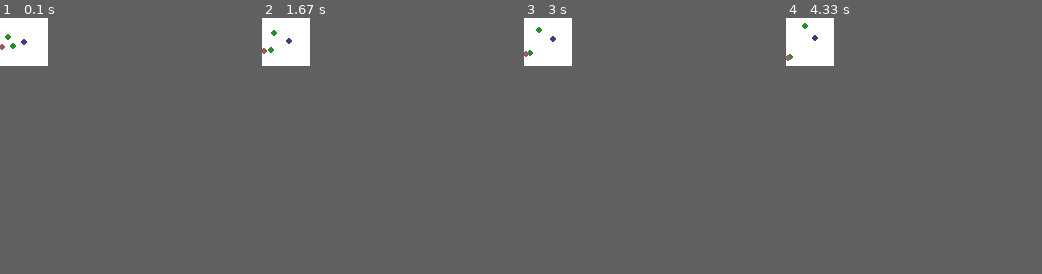
Above: before the commit, frames 1-4 (left to right).
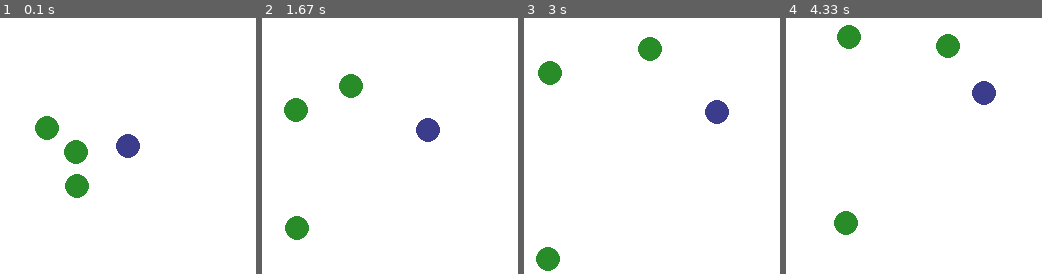
Above: after the commit, the same moments.

Repository: ntasfi/PyGame-Learning-Environment
Game: pygame game, started from ple/games/waterworld.py
Two runs of this game, one before a commit and one after it. Both use one fixed random seed, a clock stepped at 60 frames per second and the inputs below.
Inputs:
- Up to frame 1 (0.1 s): no input
- Up to frame 2 (1.67 s): hold D 0.33-0.8 s; hold W 0.83-1.13 s; hold D 1.17-1.63 s
- Up to frame 3 (3 s): hold A 1.67-2.2 s; hold S 2.23-2.53 s; hold A 2.57-2.97 s
- Up to frame 4 (4.33 s): hold W 3-3.37 s; hold D 3.4-4.03 s; hold S from 4.07 s (still down)
In our replay, the window is 48x48 before the commit and 256x256 after it. These sizes can differ from the game's own. Grey fills any space a smaller window leaves; there, only what the larger window draws over its background counts as a difference.

The runs differ from the first frame. In frame 1, 2.8% of the frame differs, in the area x 0-55%, y 6-71%; in frame 2, 2.8%; in frame 3, 2.8%; in frame 4, 2.8%.

Commit message:
Made all games scale with screen size. Removed prints

Diff:
--- a/ple/games/pixelcopter.py
+++ b/ple/games/pixelcopter.py
@@ -50,12 +50,12 @@
         pos_init = ( int( SCREEN_WIDTH*0.35  ), SCREEN_HEIGHT/2 )
         self.pos = vec2d(pos_init)
         self.speed = speed
-        self.climb_speed = -0.0175
-        self.fall_speed = 0.0019
+        self.climb_speed = speed*-0.875 #-0.0175
+        self.fall_speed = speed*0.095 #0.0019
         self.momentum = 0
 
-        self.width = SCREEN_WIDTH*0.075
-        self.height = SCREEN_HEIGHT*0.075
+        self.width = SCREEN_WIDTH*0.05
+        self.height = SCREEN_HEIGHT*0.05
 
         image = pygame.Surface((self.width, self.height))
         image.fill((0, 0, 0, 0))
@@ -121,18 +121,18 @@
 
 class Pixelcopter(base.Game):
 
-    def __init__(self, SCREEN_WIDTH, SCREEN_HEIGHT, speed=0.05):
+    def __init__(self, width=48, height=48):
         actions = {
                 "up": K_w,
                 "nothing": K_s
         }
 
-        base.Game.__init__(self, SCREEN_WIDTH, SCREEN_HEIGHT, actions=actions)
+        base.Game.__init__(self, widht, height, actions=actions)
 
         self.is_climbing = False
-        self.speed = speed
-        self.SCREEN_WIDTH = SCREEN_WIDTH
-        self.SCREEN_HEIGHT = SCREEN_HEIGHT
+        self.speed = 0.0004*width
+        self.SCREEN_WIDTH = width
+        self.SCREEN_HEIGHT = height
 
     def _handle_player_events(self):
         self.is_climbing = False
@@ -261,7 +261,7 @@
 
 if __name__ == "__main__":
     pygame.init()
-    game = Pixelcopter(48, 48, speed=0.02)
+    game = Pixelcopter(width=256, height=256)
     game.screen = pygame.display.set_mode( game.getScreenDims(), 0, 32)
     game.clock = pygame.time.Clock()
     game.init()
--- a/ple/games/pong.py
+++ b/ple/games/pong.py
@@ -112,12 +112,8 @@
 		self.rect.center = (self.pos.x, self.pos.y)
 
 	def updateCpu(self, ball, dt):
-		print ball.pos.y, self.pos.y
                 if ball.vel.x >= 0 and ball.pos.x >= self.SCREEN_WIDTH/2:
 			if self.pos.y < ball.pos.y:
-                                print dt
-                                print self.pos.y
-                                print self.speed
 				self.pos.y += self.speed * dt
 
 			if self.pos.y > ball.pos.y:
@@ -160,13 +156,6 @@
                 self.SCREEN_WIDTH = width
                 self.SCREEN_HEIGHT = height
 
-                print "self.ball_radius", self.ball_radius
-                print "self.players_speed", self.players_speed
-                print "self.ball_speed", self.ball_speed
-                print "self.paddle_width", self.paddle_width
-                print "self.paddle_height", self.paddle_height
-                print "self.paddle_dist_to_wall", self.paddle_dist_to_wall
-
 	def _handle_player_events(self):
 		self.dy = 0
 		for event in pygame.event.get():
--- a/ple/games/primitives.py
+++ b/ple/games/primitives.py
@@ -14,8 +14,7 @@
             reward,
             TYPE,
             SCREEN_WIDTH,
-            SCREEN_HEIGHT,
-            life):
+            SCREEN_HEIGHT):
 
         pygame.sprite.Sprite.__init__(self)
 
@@ -25,7 +24,6 @@
         self.jitter_speed = 0.003
         self.speed = speed
         self.reward = reward
-        self.life = life
         self.radius = radius
         self.pos = vec2d(pos_init)
 
--- a/ple/games/puckworld.py
+++ b/ple/games/puckworld.py
@@ -7,6 +7,7 @@
 from pygame.constants import K_w, K_a, K_s, K_d
 from primitives import Player, Creep
 from utils.vec2d import vec2d
+from utils import percent_round_int
 from random import uniform
 
 class PuckCreep(pygame.sprite.Sprite):
@@ -54,8 +55,8 @@
 class PuckWorld(base.Game):
 
     def __init__(self,
-        creep_speed=0.003,
-        agent_speed=0.009):
+        width=64,
+        height=64):
 
         actions = {
             "up": K_w,
@@ -64,27 +65,24 @@
             "down": K_s
         }
 
-        width = 64
-        height = 64
-
         base.Game.__init__(self, width, height, actions=actions)
 
         self.CREEP_BAD = {
-            "radius_center": 3,
-            "radius_outer": 17,
+            "radius_center": percent_round_int(width, 0.047),
+            "radius_outer": percent_round_int(width, 0.265),
             "color_center": (110, 45, 45),
             "color_outer": (150, 95, 95),
-            "speed": creep_speed
+            "speed": 0.00005*width
         }
 
         self.CREEP_GOOD = {
-            "radius": 3,
+            "radius": percent_round_int(width, 0.047),
             "color": (40, 140, 40)
         }
 
         self.AGENT_COLOR = (60, 60, 140)
-        self.AGENT_SPEED = agent_speed
-        self.AGENT_RADIUS = 3
+        self.AGENT_SPEED = 0.00015*width
+        self.AGENT_RADIUS = percent_round_int(width, 0.047)
         self.AGENT_INIT_POS = (0,0)
 
         self.BG_COLOR = (255, 255, 255)
@@ -203,7 +201,7 @@
 
 if __name__ == "__main__":
         pygame.init()
-        game = PuckWorld()
+        game = PuckWorld(width=256, height=256)
         game.screen = pygame.display.set_mode( game.getScreenDims(), 0, 32)
         game.clock = pygame.time.Clock()
         game.init()
--- a/ple/games/raycast_maze.py
+++ b/ple/games/raycast_maze.py
@@ -140,6 +140,8 @@
     pygame.init()
 
     game = RaycastMaze(
+        height=256,
+        width=256,
         map_size=5
     )
 
@@ -151,8 +153,9 @@
         dt = game.clock.tick_busy_loop(fps)
 
         if game.game_over():
+            print "Game over!"
+            print "Resetting!"
             game.reset()
-            print "Game over!"
 
         game.step(dt)
 
--- a/ple/games/waterworld.py
+++ b/ple/games/waterworld.py
@@ -4,6 +4,7 @@
 
 import base
 
+from utils import percent_round_int
 from pygame.constants import K_w, K_a, K_s, K_d
 from primitives import Player, Creep
 from random import uniform, choice
@@ -11,8 +12,8 @@
 class WaterWorld(base.Game):
 
     def __init__(self,
-        creeps_speed=0.0035,
-        agent_speed=0.009,
+        width=48,
+        height=48,
         num_creeps=3):
 
         actions = {
@@ -22,22 +23,19 @@
             "down": K_s
         }
 
-        width = 48
-        height = 48
-
         base.Game.__init__(self, width, height, actions=actions)
 
         self.BG_COLOR = (255, 255, 255)
         self.N_CREEPS = num_creeps
         self.CREEP_TYPES = [ "GOOD", "BAD" ]
         self.CREEP_COLORS = [ (40, 140, 40), (150, 95, 95) ]
-        self.CREEP_RADII = [ 3, 3 ]
+        radius = percent_round_int(width, 0.047)
+        self.CREEP_RADII = [ radius, radius ]
         self.CREEP_REWARD = [ 1, -1 ]
-        self.CREEP_LIFE = [ 10, 20 ]
-        self.CREEP_SPEED = creeps_speed
+        self.CREEP_SPEED = 0.00015*width
         self.AGENT_COLOR = (60, 60, 140)
-        self.AGENT_SPEED = agent_speed
-        self.AGENT_RADIUS = 3
+        self.AGENT_SPEED = 0.00045*width
+        self.AGENT_RADIUS = radius
         self.AGENT_INIT_POS = (self.screen_dim[0]/2, self.screen_dim[1]/2)
 
         self.creep_counts = {
@@ -97,8 +95,7 @@
                 self.CREEP_REWARD[creep_type],
                 self.CREEP_TYPES[creep_type],
                 self.screen_dim[0],
-                self.screen_dim[1],
-                self.CREEP_LIFE[creep_type]
+                self.screen_dim[1]
             )
 
             creep_hits = pygame.sprite.spritecollide(creep, self.creeps, False) #check if we are hitting another other creeps if it was placed here
@@ -158,7 +155,7 @@
 
 if __name__ == "__main__":
         pygame.init()
-        game = WaterWorld()
+        game = WaterWorld(width=256, height=256)
         game.screen = pygame.display.set_mode( game.getScreenDims(), 0, 32)
         game.clock = pygame.time.Clock()
         game.init()
